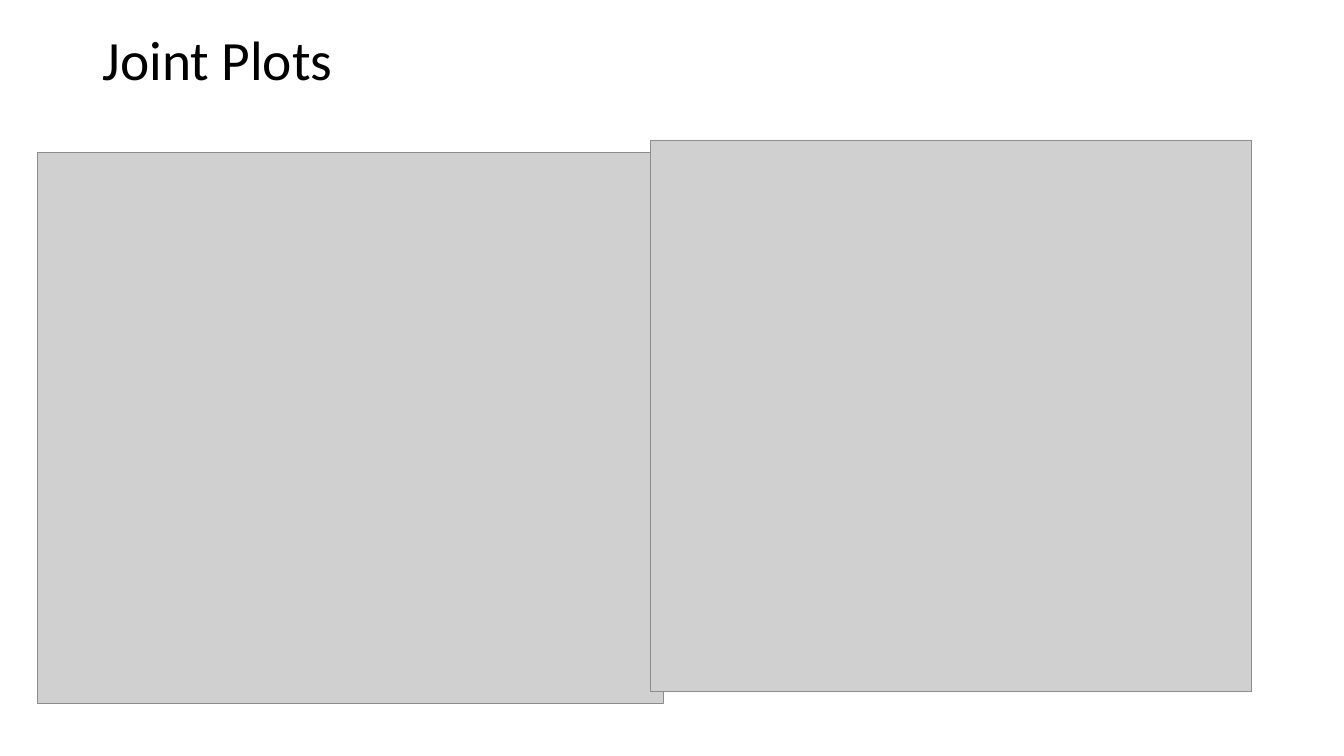
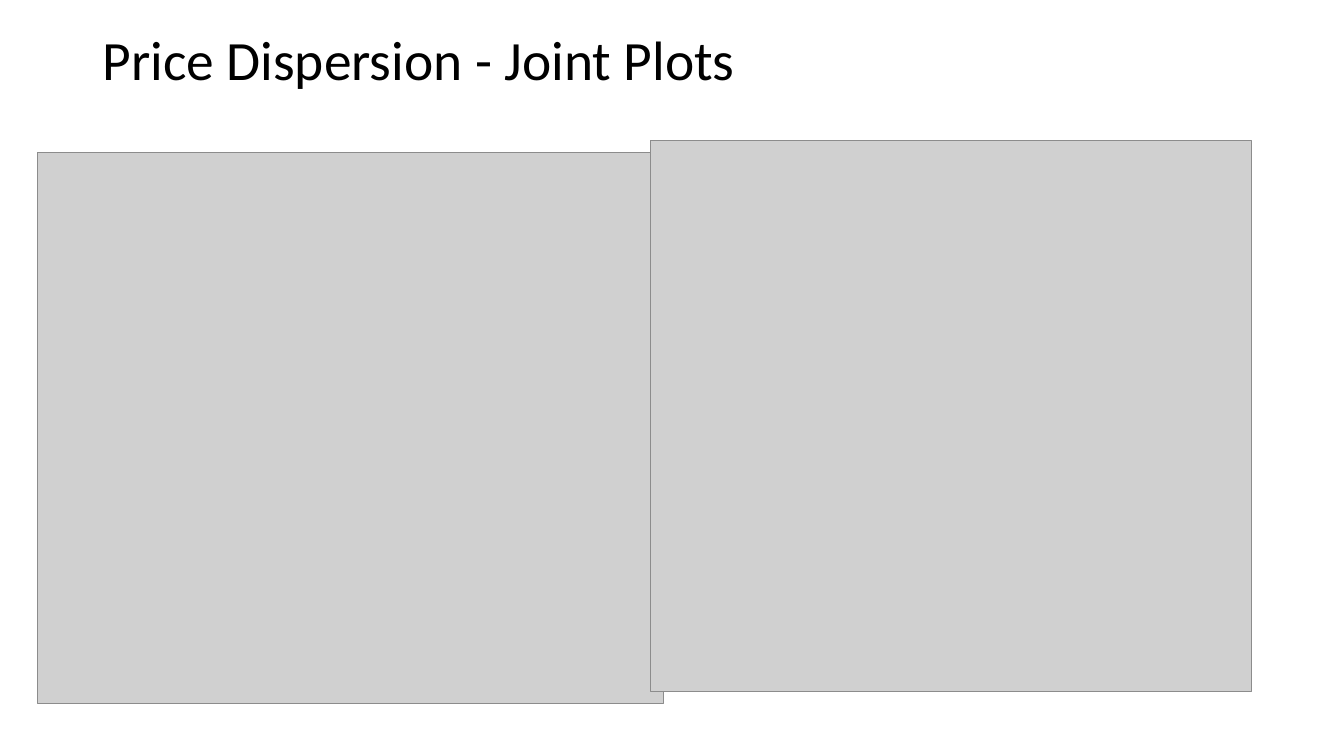
Before and after one commit to manasagodkhindi/AmesHousingPrediction, a slide deck: slide 5 of HousingPricesPresentations.pptx. Drawn at 1344x756 pixels with LibreOffice and Linux fonts; fonts in the diff are those of the drawing; grey boxes stand for pictures. Boxes give left, top, right and bottom in pixels: in the first picture for what was removed or moved away, otherwise in the second. Text is boxed around its words. In the diff, an @@ line names an element or a change of style, - is before the commit and + after.

Commit message:
updated ppt

```diff
--- a/HousingPricesPresentations.pptx
+++ b/HousingPricesPresentations.pptx
@@ title at (102,41,735,89): text changed @@
-Joint Plots
+Price Dispersion - Joint Plots
```
Also in this commit, not shown: 2 other slides changed, 1 slide added, 1 slide removed.
